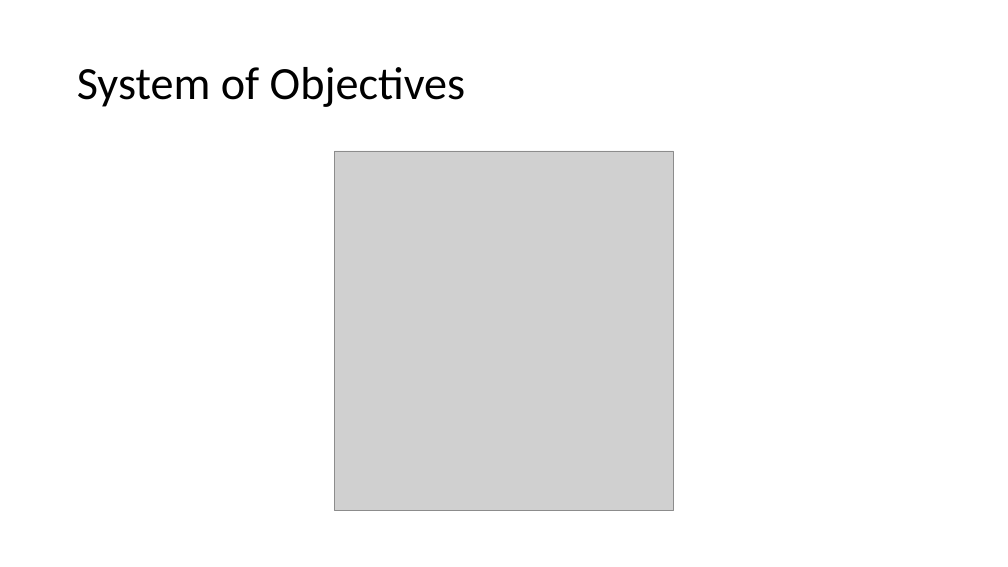
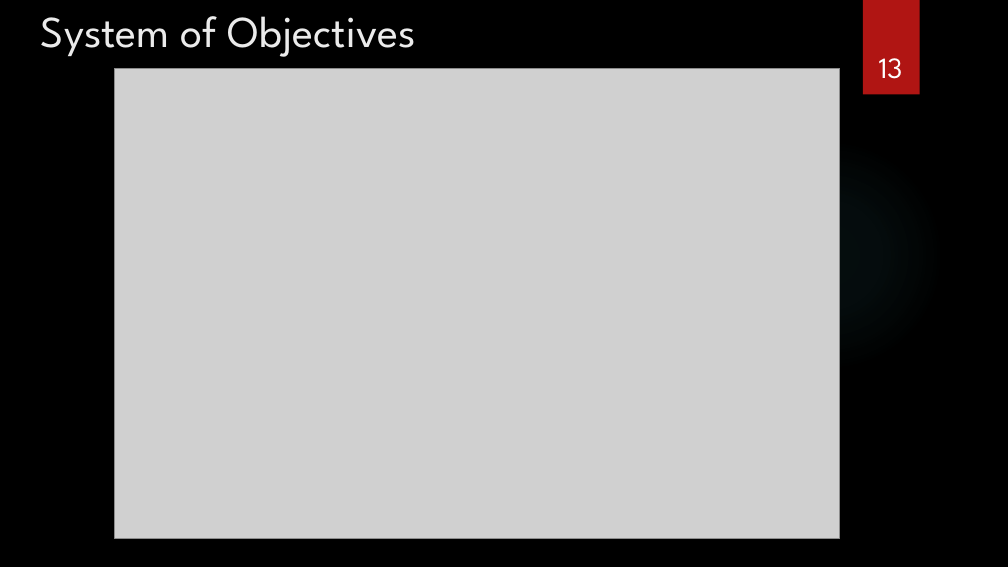
Before and after one commit to krupa1106/TheDarkKnights-MechatronicsPeoject, a slide deck: slide 13 of Rescue Bot- Team The Dark Knights.pptx. Drawn at 1008x567 pixels with LibreOffice and Linux fonts; fonts in the diff are those of the drawing; grey boxes stand for pictures; background and template pictures are left out. Boxes give left, top, right and bottom in pixels: in the first picture for what was removed or moved away, otherwise in the second. Text is boxed around its words. In the diff, an @@ line names an element or a change of style, - is before the commit and + after.

```diff
--- a/Rescue Bot- Team The Dark Knights.pptx
+++ b/Rescue Bot- Team The Dark Knights.pptx
@@ background #FFFFFF to picture (left out) @@
@@ title "System of Objectives": place and size @@
-title "System of Objectives" at bbox=[77, 67, 466, 107]
+title "System of Objectives" at bbox=[41, 16, 417, 57]
@@ title "System of Objectives" at bbox=[41, 16, 417, 57]: size 44 to 42 pt, font Calibri to League Spartan, text colour #000000 to #EBEBEB; line spacing 0.9 to 1; vertical alignment middle to top @@
@@ rectangle added at bbox=[863, 0, 920, 95], fill #B01513 @@
@@ page number added at bbox=[879, 58, 903, 79], 28 pt, text #FFFFFF @@
+13
@@ picture: place and size @@
-picture at bbox=[335, 151, 674, 511]
+picture at bbox=[115, 69, 840, 539]
@@ ellipse added at bbox=[712, 138, 944, 371], fill gradient #50B9C1 @@
```
Also in this commit, not shown: 8 other slides changed, 16 slides added, 7 slides removed, 1 other file.
